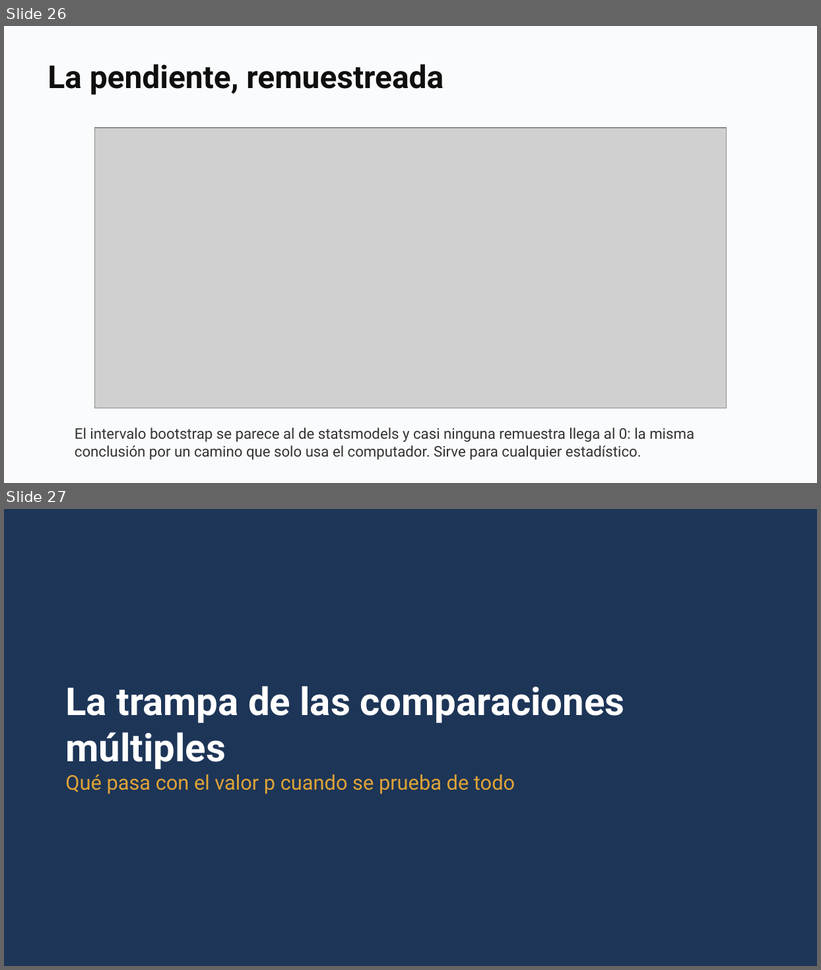
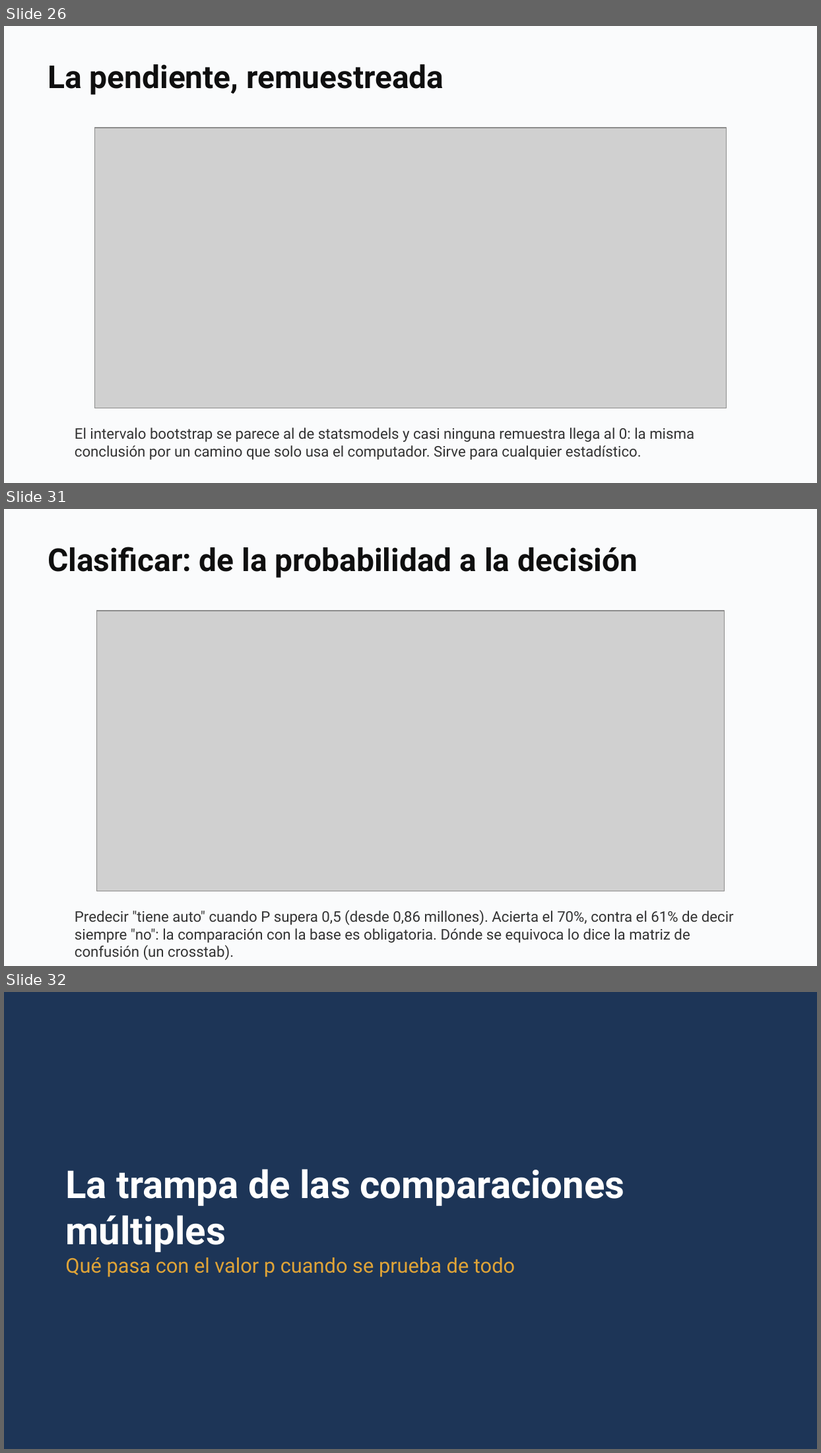
Before and after one commit to daniopitz/diplomado-cdd, a slide deck: presentaciones/clase05_probabilidad_inferencia.pptx. Shown one above the other, each under a label of ours: slides 26 and 27 before the commit, slides 26, 31 and 32 after it; the slides between them are not shown. The pictures are 821x970 and 821x1453 pixels, drawn with LibreOffice and Linux fonts; fonts in the diff are those of the drawing; grey boxes stand for pictures. Boxes give left, top, right and bottom in pixels: in the first picture for what was removed or moved away, otherwise in the second. Text is boxed around its words. In the diff, an @@ line names an element or a change of style, - is before the commit and + after.

```diff
--- a/presentaciones/clase05_probabilidad_inferencia.pptx
+++ b/presentaciones/clase05_probabilidad_inferencia.pptx
@@ slide 31 added at box(4, 509, 817, 966), background #FFFFFF @@
@@ rectangle added at box(4, 509, 817, 966), fill #FAFBFC @@
@@ text added at box(48, 547, 638, 578), 28 pt, text #0F0F0F, bold @@
+Clasificar: de la probabilidad a la decisión
@@ picture added at box(96, 611, 725, 891) @@
@@ text added at box(75, 910, 734, 943), 13 pt, text #333333 @@
+Predecir "tiene auto" cuando P supera 0,5 (desde 0,86 millones). Acierta el 70%, contra el 61% de decir siempre "no": la comparación con la base es obligatoria. Dónde se equivoca lo dice la matriz de confusión (un crosstab).
@@ what was slide 27 is now slide 32 @@
```
Also in this commit, not shown: 3 slides changed, 4 other slides added, 3 other files.
